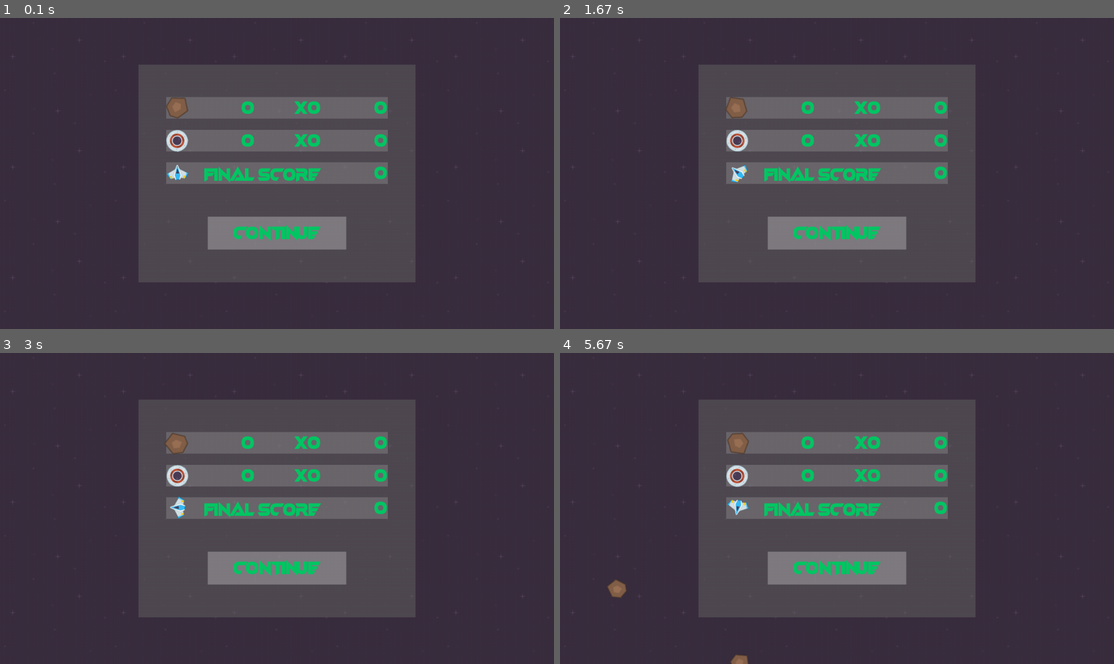
Above: before the commit, frames 1-4 (two rows, left to right).
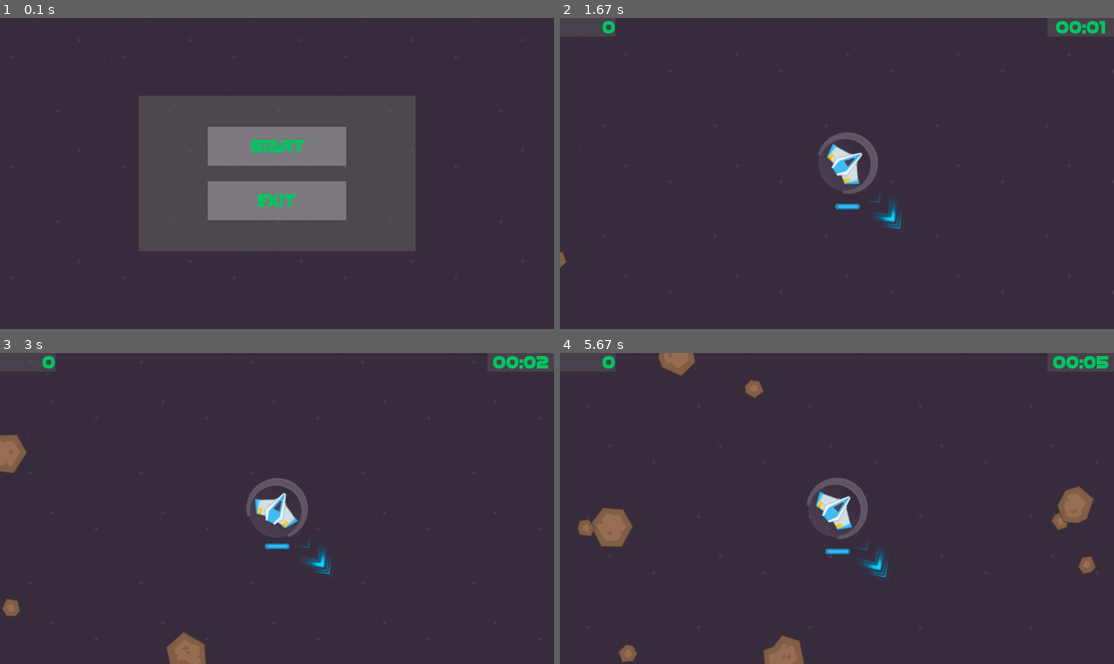
Above: after the commit, the same moments.

Repository: genericprogrammerdude/pygamengn
Game: pygame game, started from main.py
Two runs of this game, one before a commit and one after it. Both use one fixed random seed, a clock stepped at 60 frames per second and the inputs below.
Inputs (mouse positions are in pixels of both pictures, inside the frame that each line leads up to):
- Up to frame 1 (0.1 s): no input
- Up to frame 2 (1.67 s): click (837, 145) at 0.38 s, where only the run after the commit has a clickable "Start"; hold D 0.67-1.13 s; move the mouse to (892, 195) at 0.7 s; hold W 1.17-1.47 s; hold D from 1.5 s (still down)
- Up to frame 3 (3 s): release D at 1.97 s; hold A 2-2.53 s; hold S 2.57-2.87 s; hold A from 2.9 s (still down)
- Up to frame 4 (5.67 s): release A at 3.3 s; hold W 3.33-3.7 s; hold D 3.73-4.37 s; hold S 4.4-4.77 s; hold A 4.8-5.27 s; hold D from 5.3 s (still down)

The runs differ from the first frame. In frame 1, 22% of the frame differs, in the area x 25-75%, y 15-85%; in frame 2, 35%; in frame 3, 36%; in frame 4, 37%, in the area x 2-99%, y 0-100%.

Commit message:
Go straight to main menu.

Diff:
--- a/space_shooter_game.py
+++ b/space_shooter_game.py
@@ -52,7 +52,7 @@
         self.time = 0
         self.score = 0
         self.running = True
-        self.mode = Mode.DEBRIEF
+        self.mode = Mode.MAIN_MENU
         self.main_menu_ui.set_start_callback(self.start_play)
         self.main_menu_ui.set_exit_callback(self.exit_game)
         self.pause_menu_ui.set_resume_callback(self.resume_play)
